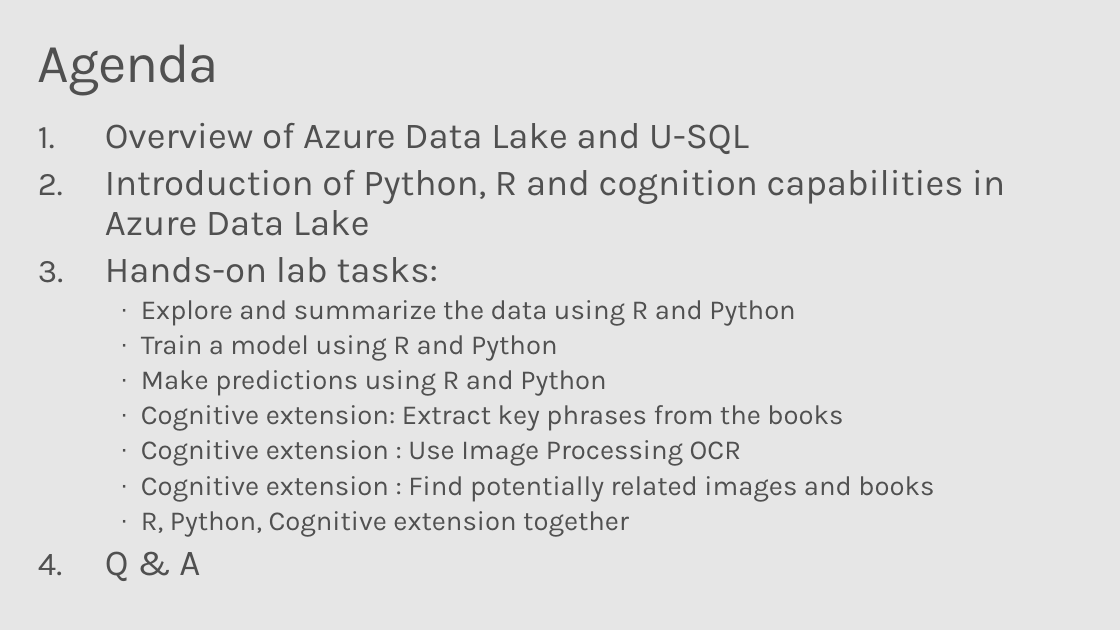
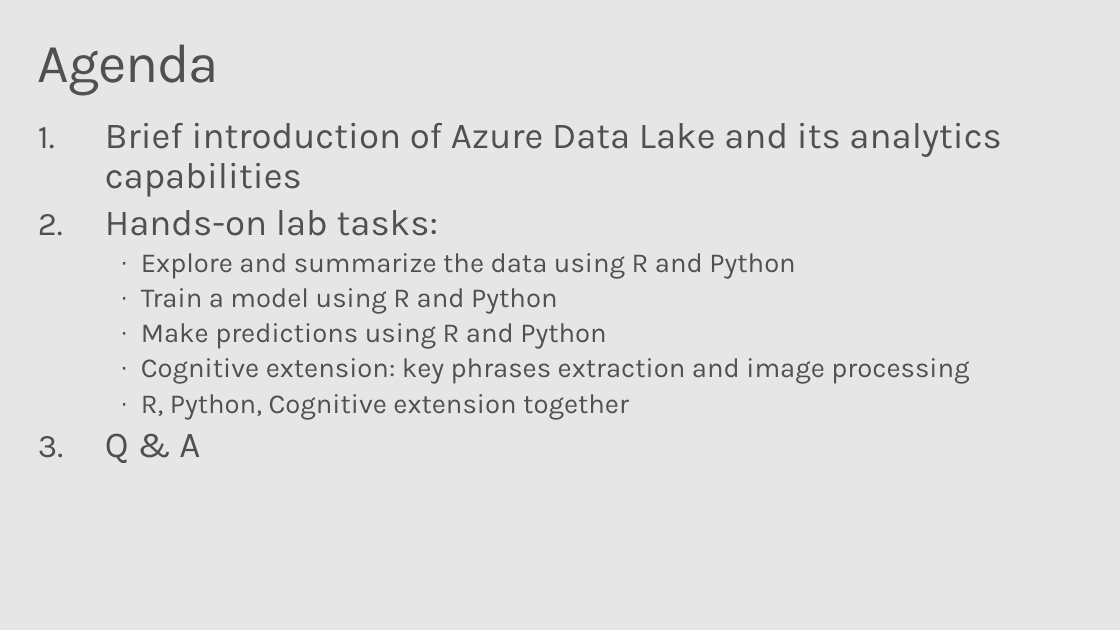
Before and after one commit to wguo123/mlads2017s, a slide deck: slide 4 of MLADS_2017S_159_v7.pptx. Drawn at 1120x630 pixels with LibreOffice and Linux fonts; fonts in the diff are those of the drawing; background and template pictures are left out. Boxes give left, top, right and bottom in pixels: in the first picture for what was removed or moved away, otherwise in the second. Text is boxed around its words. In the diff, an @@ line names an element or a change of style, - is before the commit and + after.

Commit message:
updated slides and md

```diff
--- a/MLADS_2017S_159_v7.pptx
+++ b/MLADS_2017S_159_v7.pptx
@@ text at (105, 123, 1001, 197): text changed @@
-1. Overview of Azure Data Lake and U-SQL
-2. Introduction of Python, R and cognition capabilities in Azure Data Lake
+1. Brief introduction of Azure Data Lake and its analytics capabilities
@@ text at (141, 358, 969, 384): text changed @@
-        · Cognitive extension: Extract key phrases from the books
-        · Cognitive extension : Use Image Processing OCR
-        · Cognitive extension : Find potentially related images and books
+        · Cognitive extension: key phrases extraction and image processing
```
Also in this commit, not shown: 3 other slides changed, 14 slides removed, 4 other files.
